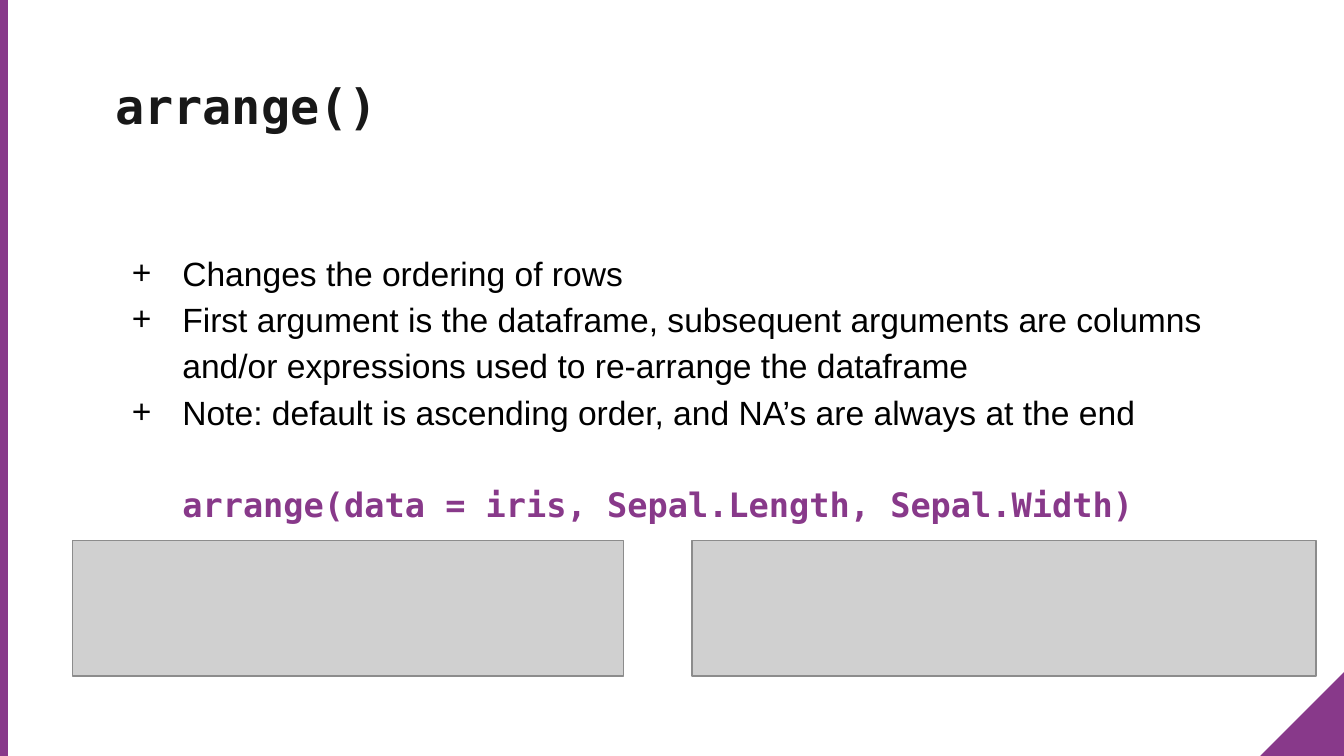
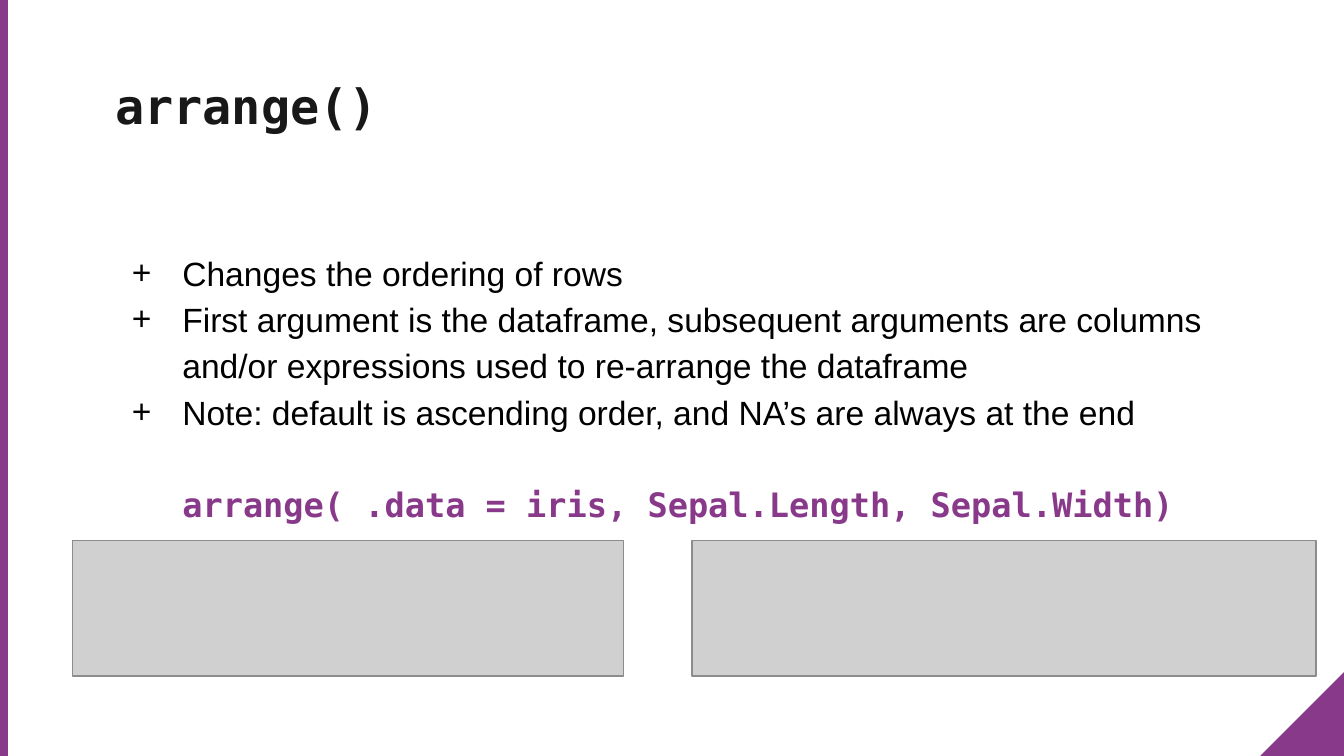
Before and after one commit to MeyerGrace/dive-into-dplyr, a slide deck: slide 15 of dive_into_dplyr.pptx. Drawn at 1344x756 pixels with LibreOffice and Linux fonts; fonts in the diff are those of the drawing; grey boxes stand for pictures; background and template pictures are left out. Boxes give left, top, right and bottom in pixels: in the first picture for what was removed or moved away, otherwise in the second. Text is boxed around its words. In the diff, an @@ line names an element or a change of style, - is before the commit and + after.

```diff
--- a/dive_into_dplyr.pptx
+++ b/dive_into_dplyr.pptx
@@ text at <box>182,400,1174,524</box>: text changed @@
-+ Note: default is ascending order, and NA’s are always at the end
-  arrange(data = iris, Sepal.Length, Sepal.Width)
++ Note: default is ascending order, and NA’s are always at the end
+  arrange( .data = iris, Sepal.Length, Sepal.Width)
```
Also in this commit, not shown: 14 other slides changed, 2 other files.
